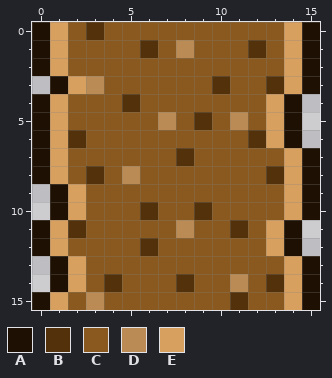
Pixel-art sprite -- tiles/dirt/dirt-02.png. Above, as it was before the edit.
The file is 16x16 pixels.
Palette (. is transparent): A #1e1103  B #53310b  C #8a5920  D #ba8b54  E #d7a05f
Pixels before, first column x 0:
 0 AECBCCCCCCCCCCEA
 1 AECCCCBCDCCCBCEA
 2 AECCCCCCCCCCCCEA
 3 .AEDCCCCCCBCCBEA
 4 AECCCBCCCCCCCEA.
 5 AECCCCCDCBCDCEA.
 6 AEBCCCCCCCCCBEA.
 7 AECCCCCCBCCCCCEA
 8 AECBCDCCCCCCCBEA
 9 .AECCCCCCCCCCCEA
10 .AECCCBCCBCCCCEA
11 AEBCCCCCDCCBCEA.
12 AECCCCBCCCCCCEA.
13 .AECCCCCCCCCCCEA
14 .AECBCCCBCCDCBEA
15 AECDCCCCCCCBCCEA
The same view after the edit:
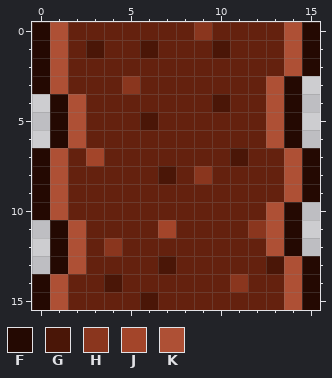
Colours new in this view: F #240902  G #4a1607  H #8a361e  J #a3452a  K #ae5035
Commit message: Changed dirt to red earth
Edits made:
colour C: #8a5920 -> #64210e
y 0: x 0..1 AE -> FK; x 3 B -> C; x 9 C -> H; x 14..15 EA -> KF
y 1: x 0..1 AE -> FK; x 3 C -> G; x 6 B -> G; x 8 D -> C; x 10 C -> G; x 12 B -> C; x 14..15 EA -> KF
y 2: x 0..1 AE -> FK; x 14..15 EA -> KF
y 3: x 0..3 .AED -> FKCC; x 5 C -> H; x 10 B -> C; x 13..15 BEA -> KF.
y 4: x 0..2 AEC -> .FK; x 5 B -> C; x 10 C -> G; x 13..14 EA -> KF
y 5: x 0..2 AEC -> .FK; x 6..7 CD -> GC; x 9 B -> C; x 11 D -> C; x 13..14 EA -> KF
y 6: x 0..2 AEB -> .FK; x 12..14 BEA -> CKF
y 7: x 0..1 AE -> FK; x 3 C -> J; x 8 B -> C; x 11 C -> G; x 14..15 EA -> KF
y 8: x 0..1 AE -> FK; x 3 B -> C; x 5 D -> C; x 7 C -> G; x 9 C -> H; x 13..15 BEA -> CKF
y 9: x 0..2 .AE -> FKC; x 14..15 EA -> KF
y 10: x 0..2 .AE -> FKC; x 6 B -> C; x 9 B -> C; x 13..15 CEA -> KF.
y 11: x 0..2 AEB -> .FK; x 7..8 CD -> JC; x 11..14 BCEA -> CHKF
y 12: x 0..2 AEC -> .FK; x 4 C -> H; x 6 B -> C; x 13..14 EA -> KF
y 13: x 1..2 AE -> FK; x 7 C -> G; x 13..15 CEA -> GKF
y 14: x 0..2 .AE -> FKC; x 4 B -> G; x 8 B -> C; x 11 D -> H; x 13..15 BEA -> CKF
y 15: x 0..1 AE -> FK; x 3 D -> C; x 6 C -> G; x 11 B -> C; x 14..15 EA -> KF
